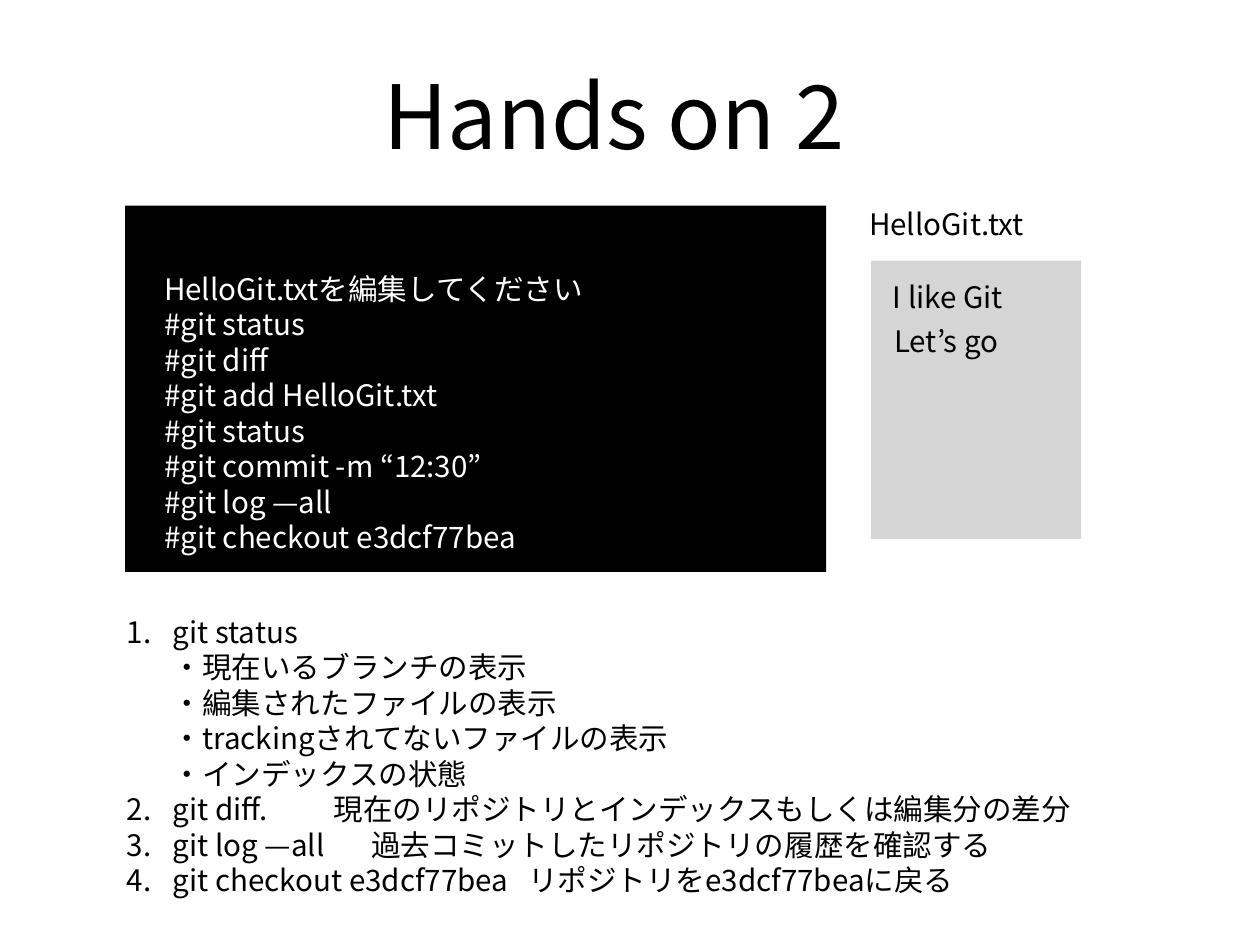
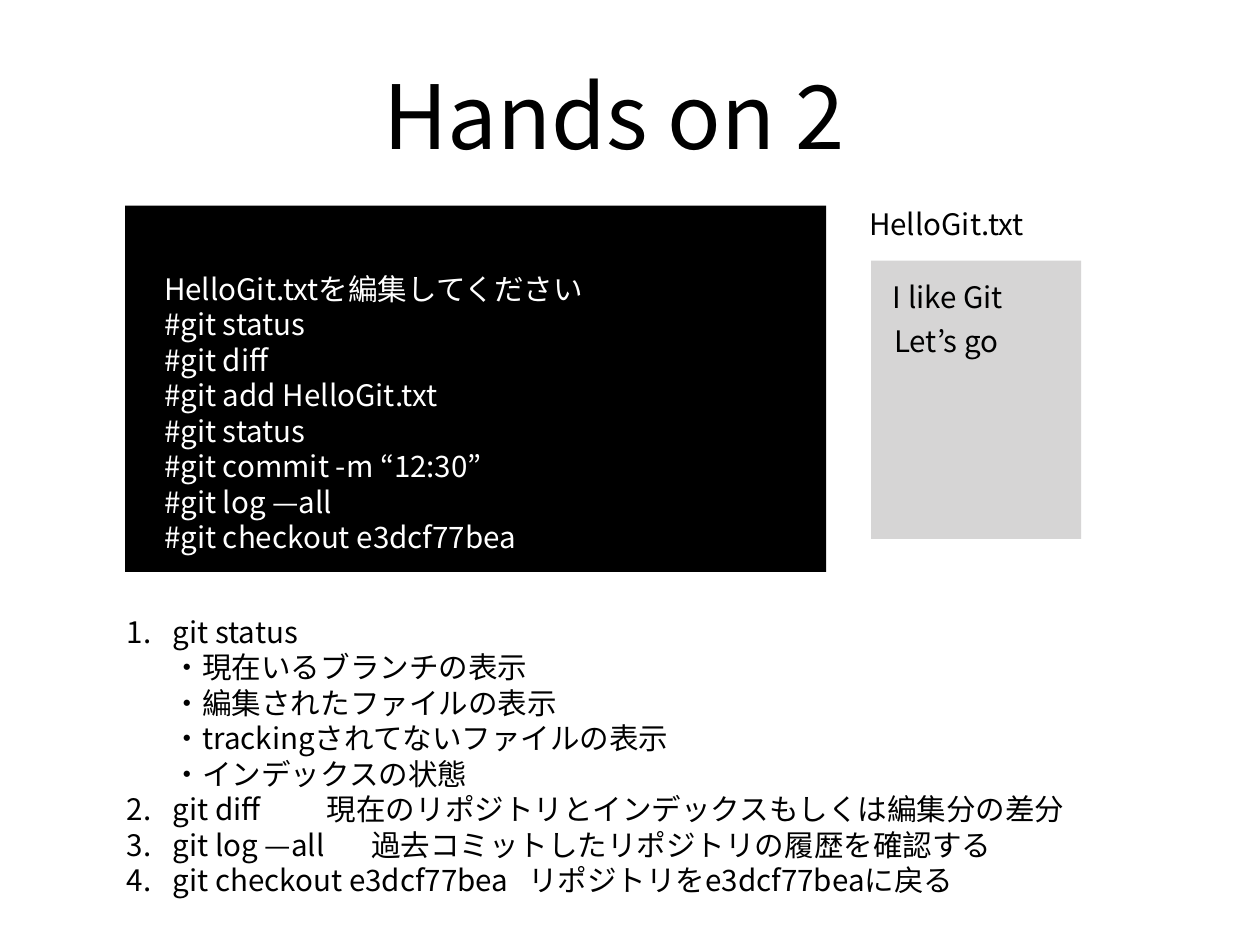
Before and after one commit to xu1718191411/NagoyaStudy, a slide deck: slide 12 of Git入門.pptx. Drawn at 1260x945 pixels with LibreOffice and Linux fonts; fonts in the diff are those of the drawing. Boxes give left, top, right and bottom in pixels: in the first picture for what was removed or moved away, otherwise in the second. Text is boxed around its words. In the diff, an @@ line names an element or a change of style, - is before the commit and + after.

```diff
--- a/Git入門.pptx
+++ b/Git入門.pptx
@@ text at [173, 795, 1064, 828]: text changed @@
-2. git diff. 現在のリポジトリとインデックスもしくは編集分の差分
+2. git diff 現在のリポジトリとインデックスもしくは編集分の差分
```
Also in this commit, not shown: 1 other file.
